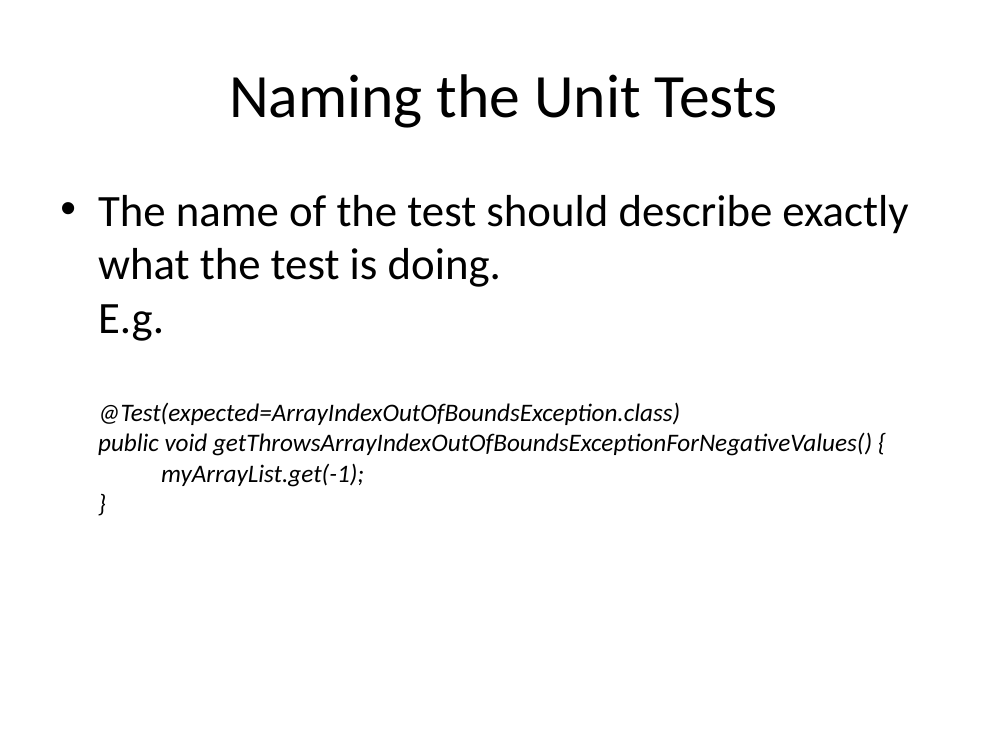
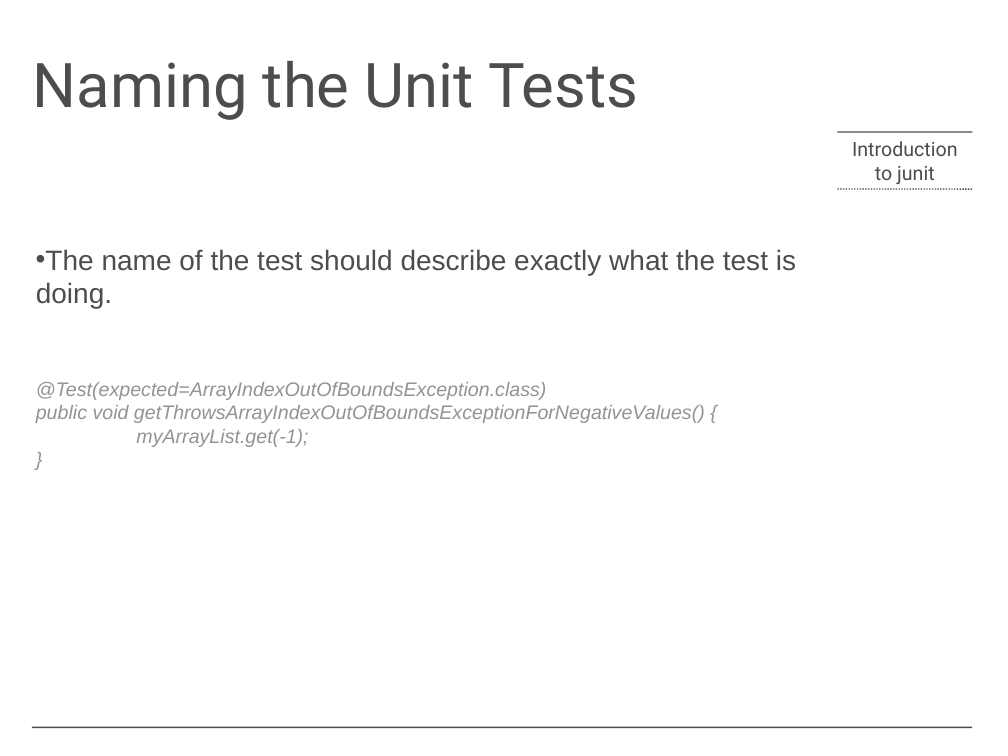
Before and after one commit to keppil/junit-demo, a slide deck: slide 7 of slides/Introduction to Junit.ppt. Drawn at 1008x756 pixels with LibreOffice and Linux fonts; fonts in the diff are those of the drawing; background and template pictures are left out. Boxes give left, top, right and bottom in pixels: in the first picture for what was removed or moved away, otherwise in the second. Text is boxed around its words. In the diff, an @@ line names an element or a change of style, - is before the commit and + after.

```diff
--- a/slides/Introduction to Junit.ppt
+++ b/slides/Introduction to Junit.ppt
@@ title "Naming the Unit Tests" moved from (x1=229, y1=74, x2=778, y2=128) to (x1=33, y1=61, x2=638, y2=120) @@
@@ title "Naming the Unit Tests" at (x1=33, y1=61, x2=638, y2=120): font Calibri to Roboto, text colour #000000 to #4D4D4D; alignment centre to left; line spacing 1 to 0.7; vertical alignment middle to bottom @@
@@ line added from (838, 132) to (973, 132), #4D4D4D 0.99 pt @@
@@ text added at (x1=852, y1=141, x2=958, y2=184), 14 pt, text #4D4D4D @@
+Introduction to junit
@@ line added from (838, 190) to (973, 190), #4D4D4D 0.99 pt dashed @@
@@ text at (x1=36, y1=249, x2=796, y2=447): text changed; size 18 to 14 pt; font Calibri to Arial; text colour #000000 to #939394 @@
-• The name of the test should describe exactly what the test is doing.
-  E.g.
-  @Test(expected=ArrayIndexOutOfBoundsException.class)
-  public void getThrowsArrayIndexOutOfBoundsExceptionForNegativeValues() {
-  myArrayList.get(-1);
-  }
+• The name of the test should describe exactly what the test is doing.
+  @Test(expected=ArrayIndexOutOfBoundsException.class)
+  public void getThrowsArrayIndexOutOfBoundsExceptionForNegativeValues() {
+  myArrayList.get(-1);
+  }
@@ line added from (973, 728) to (32, 728), #4D4D4D 0.99 pt @@
```
Also in this commit, not shown: 7 other slides changed.
